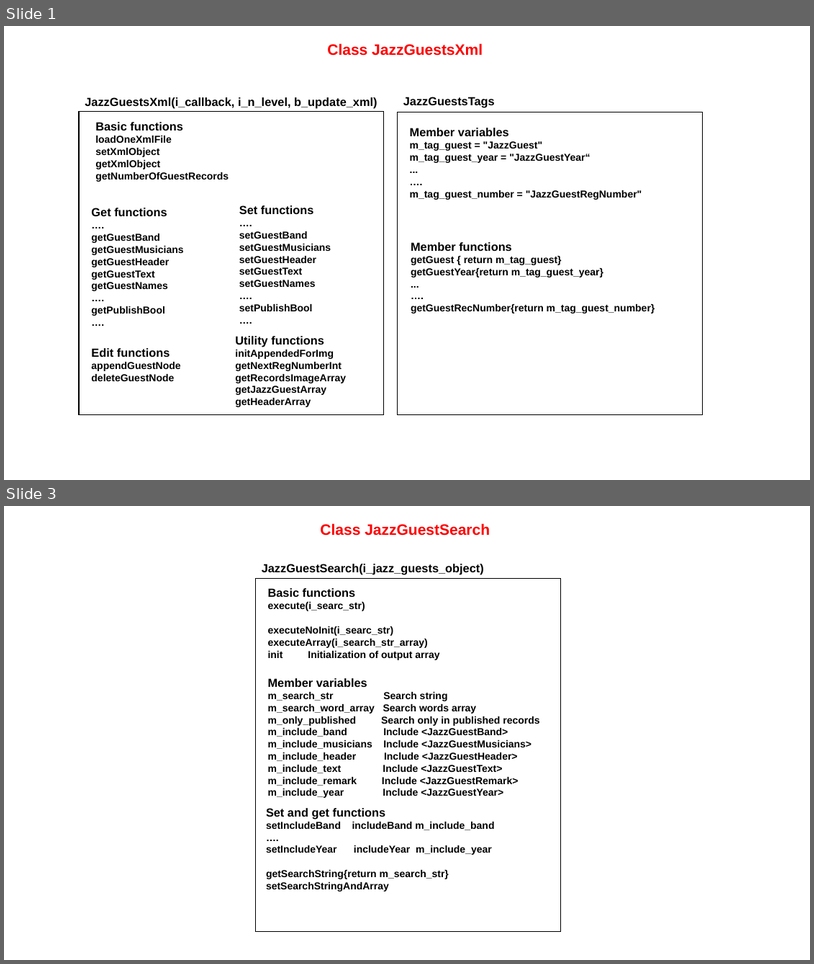
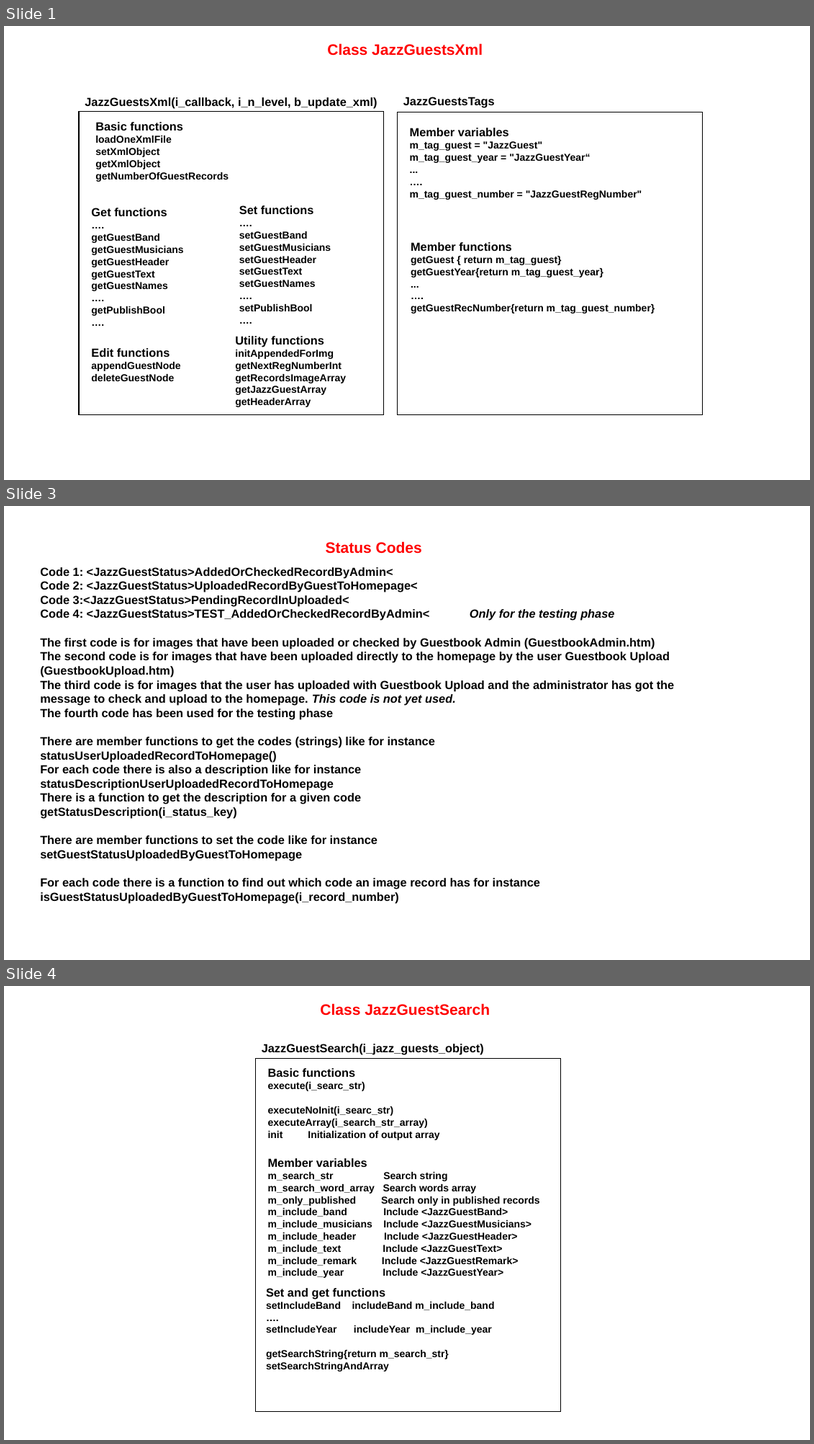
Before and after one commit to JazzLiveAarau/WwwXml, a slide deck: Descriptions/JazzGuestsXml.pptx. Shown one above the other, each under a label of ours: slides 1 and 3 before the commit, slides 1, 3 and 4 after it; the slides between them are not shown. The pictures are 814x964 and 814x1444 pixels, drawn with LibreOffice and Linux fonts; fonts in the diff are those of the drawing. Boxes give left, top, right and bottom in pixels: in the first picture for what was removed or moved away, otherwise in the second. Text is boxed around its words. In the diff, an @@ line names an element or a change of style, - is before the commit and + after.

Commit message:
Description of codes added

```diff
--- a/Descriptions/JazzGuestsXml.pptx
+++ b/Descriptions/JazzGuestsXml.pptx
@@ slide 3 added at [4, 506, 810, 960], background #FFFFFF @@
@@ text added at [326, 541, 422, 554], 18 pt, text #FF0000, bold @@
+Status Codes
@@ text added at [40, 567, 674, 903], 14 pt, text #000000, bold @@
+Code 1: <JazzGuestStatus>AddedOrCheckedRecordByAdmin<
+Code 2: <JazzGuestStatus>UploadedRecordByGuestToHomepage<
+Code 3:<JazzGuestStatus>PendingRecordInUploaded<
+Code 4: <JazzGuestStatus>TEST_AddedOrCheckedRecordByAdmin< Only for the testing phase
+The first code is for images that have been uploaded or checked by Guestbook Admin (GuestbookAdmin.htm)
+The second code is for images that have been uploaded directly to the homepage by the user Guestbook Upload (GuestbookUpload.htm)
+The third code is for images that the user has uploaded with Guestbook Upload and the administrator has got the message to check and upload to the homepage. This code is not yet used.
+The fourth code has been used for the testing phase
+There are member functions to get the codes (strings) like for instance
+statusUserUploadedRecordToHomepage()
+For each code there is also a description like for instance
+statusDescriptionUserUploadedRecordToHomepage
+There is a function to get the description for a given code
+getStatusDescription(i_status_key)
+There are member functions to set the code like for instance
+setGuestStatusUploadedByGuestToHomepage
+For each code there is a function to find out which code an image record has for instance
+isGuestStatusUploadedByGuestToHomepage(i_record_number)
@@ what was slide 3 is now slide 4 @@
```
Also in this commit, not shown: 1 slide changed, 1 other file.
